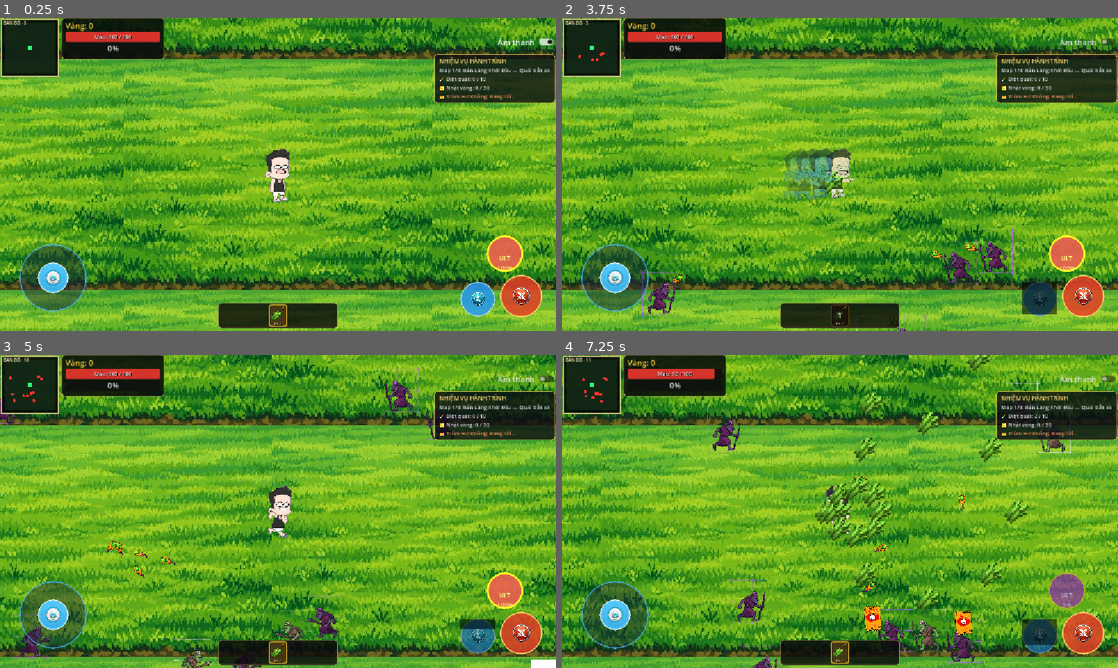
Above: before the commit, frames 1-4 (two rows, left to right).
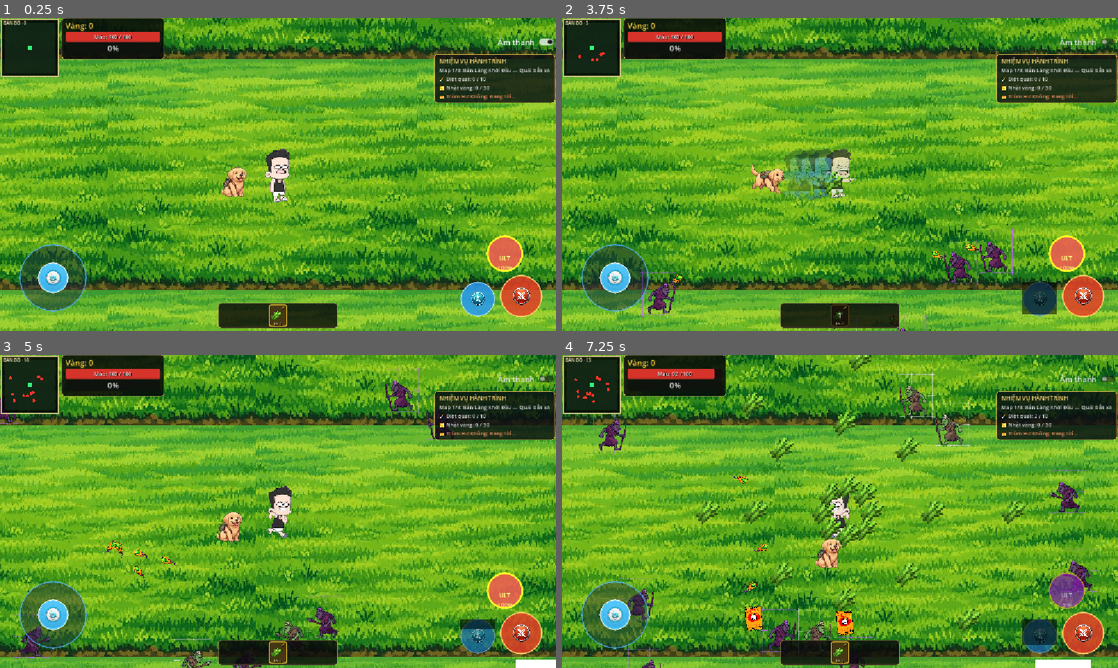
Above: after the commit, the same moments.

Repository: hoducvinhh/game2D
Game: Godot game, scene res://scenes/levels/main.tscn
Two runs of this game, one before a commit and one after it. Both use one fixed random seed, a clock stepped at 60 frames per second and the inputs below. This scene is started directly instead of the project's main scene.
Inputs (mouse positions are in pixels of both pictures, inside the frame that each line leads up to):
- Up to frame 1 (0.25 s): no input
- Up to frame 2 (3.75 s): click "Âm thanh" at 0.5 s; click (840, 315) at 1.25 s; click (1084, 296) at 2 s; click "1" at 2.75 s; tap Enter at 3.5 s; move the mouse to (962, 158) at 3.52 s; hold D from 3.53 s (still down); tap Shift at 3.6 s; click (962, 158) at 3.67 s
- Up to frame 3 (5 s): tap Space at 3.77 s; release D at 4.25 s; drag from (166, 527) to (77, 577) at 4.27 s
- Up to frame 4 (7.25 s): move the mouse to (895, 442) at 5.02 s; hold D 5.03-5.75 s; tap K at 5.1 s; drag from (812, 574) to (578, 502) at 5.77 s; move the mouse to (1006, 558) at 6.52 s; hold A from 6.53 s (still down); tap E at 6.6 s; tap Space at 6.77 s

The runs differ from the first frame. In frame 1, 38% of the frame differs, in the area x 0-100%, y 0-100%; in frame 2, 37%; in frame 3, 37%; in frame 4, 61%.

Commit message:
Refactor companion pet integration: update spawning logic and enhance animation handling

Diff:
--- a/scenes/characters/companion_pet.tscn
+++ b/scenes/characters/companion_pet.tscn
@@ -9,13 +9,14 @@
 [node name="CompanionPet" type="CharacterBody2D" groups=["allies"]]
 collision_layer = 1
 collision_mask = 0
+z_index = 2
 script = ExtResource("1_pet")
 
 [node name="Sprite2D" type="Sprite2D" parent="."]
-modulate = Color.WHITE
+modulate = Color(1, 1, 1, 1)
 region_enabled = true
 region_rect = Rect2(35, 128, 128, 116)
-scale = Vector2(0.4, 0.4)
+scale = Vector2(0.55, 0.55)
 texture = ExtResource("2_tex")
 
 [node name="CollisionShape2D" type="CollisionShape2D" parent="."]
--- a/scripts/characters/companion_pet.gd
+++ b/scripts/characters/companion_pet.gd
@@ -7,7 +7,7 @@
 @export var animation_frame_step: float = 169.0
 @export var animation_fps: float = 7.0
 
-var player: Node2D = null
+var player: CharacterBody2D = null
 var target_pickup: Node2D = null
 var search_timer: float = 0.0
 var animation_timer: float = 0.0
@@ -19,14 +19,18 @@
 func _ready() -> void:
 	add_to_group("allies")
 	add_to_group("companion_pet")
-	player = get_tree().get_first_node_in_group("player")
+	player = get_tree().get_first_node_in_group("player") as CharacterBody2D
 	if sprite:
 		animation_base_rect = sprite.region_rect
 
 func _physics_process(delta: float) -> void:
-	_update_animation(delta)
 	if not is_instance_valid(player):
-		player = get_tree().get_first_node_in_group("player")
+		player = get_tree().get_first_node_in_group("player") as CharacterBody2D
+	if is_instance_valid(player):
+		_update_animation(delta, player.velocity.length_squared() > 1.0)
+	else:
+		_update_animation(delta, false)
+	if not is_instance_valid(player):
 		return
 
 	# Tìm vật phẩm xung quanh mỗi 0.35 giây
@@ -59,10 +63,10 @@
 		else:
 			velocity = Vector2.ZERO
 
-func _update_animation(delta: float) -> void:
+func _update_animation(delta: float, is_player_moving: bool) -> void:
 	if not sprite:
 		return
-	if velocity.length_squared() > 1.0:
+	if is_player_moving:
 		animation_timer += delta
 		if animation_timer >= 1.0 / animation_fps:
 			animation_timer = 0.0
--- a/scripts/levels/main.gd
+++ b/scripts/levels/main.gd
@@ -1,4 +1,6 @@
 extends Node2D
+
+const COMPANION_PET_SCENE: PackedScene = preload("res://scenes/characters/companion_pet.tscn")
 
 @onready var player: CharacterBody2D = $CharacterBody2D/Player # Hoặc $Player tùy cây node của bạn
 @onready var level_up_menu: Control = $CanvasLayer/LevelUpMenu
@@ -30,6 +32,7 @@
 		var overhead_health_bar := player.get_node_or_null("HealthBar")
 		if overhead_health_bar:
 			overhead_health_bar.hide()
+	_create_companion_pet()
 	if player and level_up_menu:
 		player.player_leveled_up.connect(_on_player_leveled_up)
 		player.weapons_changed.connect(_refresh_weapons_hud)
@@ -39,6 +42,24 @@
 	_create_enemy_minimap()
 	_create_player_status_hud()
 	_create_quest_tracker()
+
+func _create_companion_pet() -> void:
+	if not is_instance_valid(player):
+		push_error("Cannot spawn companion pet: player was not found in the main scene")
+		return
+
+	var existing_pet := get_tree().get_first_node_in_group("companion_pet")
+	if is_instance_valid(existing_pet):
+		return
+
+	var pet := COMPANION_PET_SCENE.instantiate() as Node2D
+	if not pet:
+		push_error("Cannot spawn companion pet: pet scene root must be a Node2D")
+		return
+
+	add_child(pet)
+	pet.global_position = player.global_position + Vector2(-72.0, 20.0)
+	pet.visible = true
 
 func _process(_delta: float) -> void:
 	_update_weapon_cooldowns()
--- a/scripts/spawner.gd
+++ b/scripts/spawner.gd
@@ -4,7 +4,6 @@
 var fast_enemy_scene: PackedScene = load("res://scenes/enemies/fast_enemy.tscn")
 var ranged_enemy_scene: PackedScene = load("res://scenes/enemies/ranged_enemy.tscn")
 var boss_scene: PackedScene = load("res://scenes/enemies/boss.tscn")
-var pet_scene: PackedScene = load("res://scenes/characters/companion_pet.tscn")
 
 @onready var timer: Timer = $Timer
 
@@ -22,7 +21,6 @@
 var phase: RunPhase = RunPhase.MAP
 var map_index: int = 0
 var map_time_elapsed: float = 0.0
-var pet_spawn_pending: bool = false
 var awaiting_continue_confirmation: bool = false
 
 func _ready() -> void:
@@ -33,7 +31,6 @@
 	timer.timeout.connect(_on_timer_timeout)
 	timer.stop()
 	_apply_difficulty_settings()
-	call_deferred("_spawn_companion_pet")
 
 func _apply_difficulty_settings() -> void:
 	var difficulty: Dictionary = GameData.DIFFICULTIES.get(
@@ -130,30 +127,6 @@
 		if is_instance_valid(bullet):
 			bullet.queue_free()
 
-func _spawn_companion_pet() -> void:
-	if pet_spawn_pending:
-		return
-	pet_spawn_pending = true
-	for attempt in range(10):
-		var player := get_tree().get_first_node_in_group("player") as Node2D
-		if is_instance_valid(player):
-			var existing_pet := get_tree().get_first_node_in_group("companion_pet")
-			if is_instance_valid(existing_pet):
-				pet_spawn_pending = false
-				return
-			if not pet_scene:
-				push_error("Cannot spawn companion pet: pet scene is missing")
-				pet_spawn_pending = false
-				return
-			var pet := pet_scene.instantiate() as Node2D
-			get_tree().current_scene.add_child(pet)
-			pet.global_position = player.global_position + Vector2(-120.0, 20.0)
-			pet_spawn_pending = false
-			return
-		await get_tree().process_frame
-	push_error("Cannot spawn companion pet: player was not ready")
-	pet_spawn_pending = false
-
 func _spawn_boss() -> void:
 	var player := get_tree().get_first_node_in_group("player") as Node2D
 	if not player or not boss_scene:
